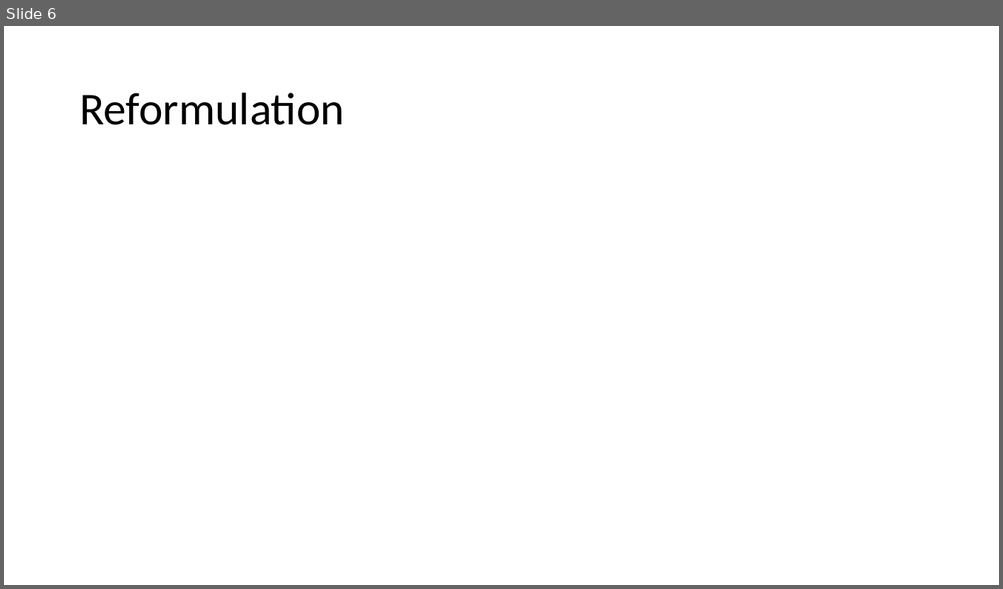
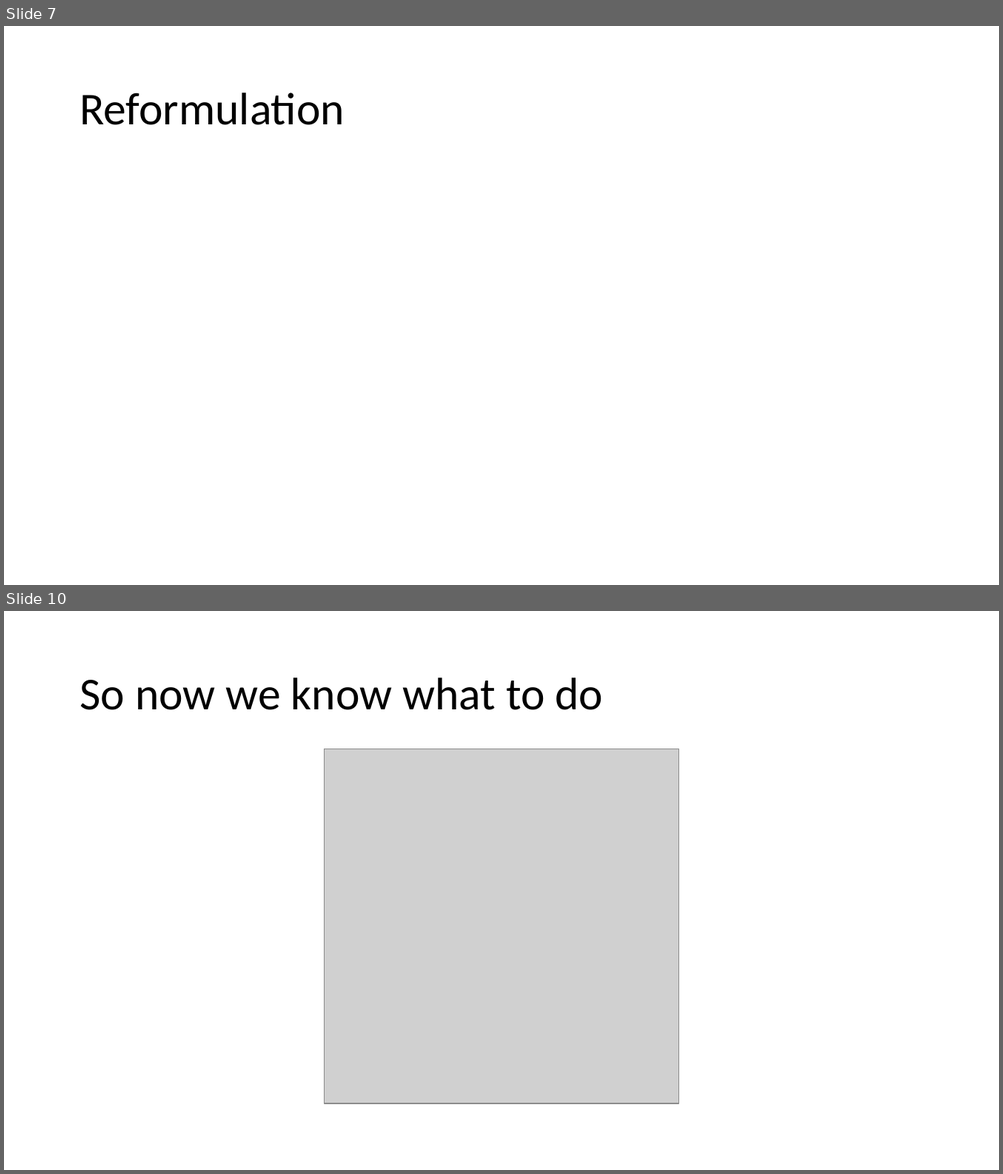
Before and after one commit to OriMeiraz/OptimizationProject, a slide deck: presentation.pptx. Shown one above the other, each under a label of ours: slide 6 before the commit, slides 7 and 10 after it; the slides between them are not shown. The pictures are 1003x589 and 1003x1174 pixels, drawn with LibreOffice and Linux fonts; fonts in the diff are those of the drawing; grey boxes stand for pictures. Boxes give left, top, right and bottom in pixels: in the first picture for what was removed or moved away, otherwise in the second. Text is boxed around its words. In the diff, an @@ line names an element or a change of style, - is before the commit and + after.

```diff
--- a/presentation.pptx
+++ b/presentation.pptx
@@ slide 10 added at <box>4,611,999,1170</box>, background #FFFFFF @@
@@ title added at <box>79,678,603,710</box>, 44 pt, text #000000 @@
+So now we know what to do
@@ picture added at <box>324,749,679,1104</box> @@
@@ what was slide 6 is now slide 7 @@
```
Also in this commit, not shown: 11 other slides added.
